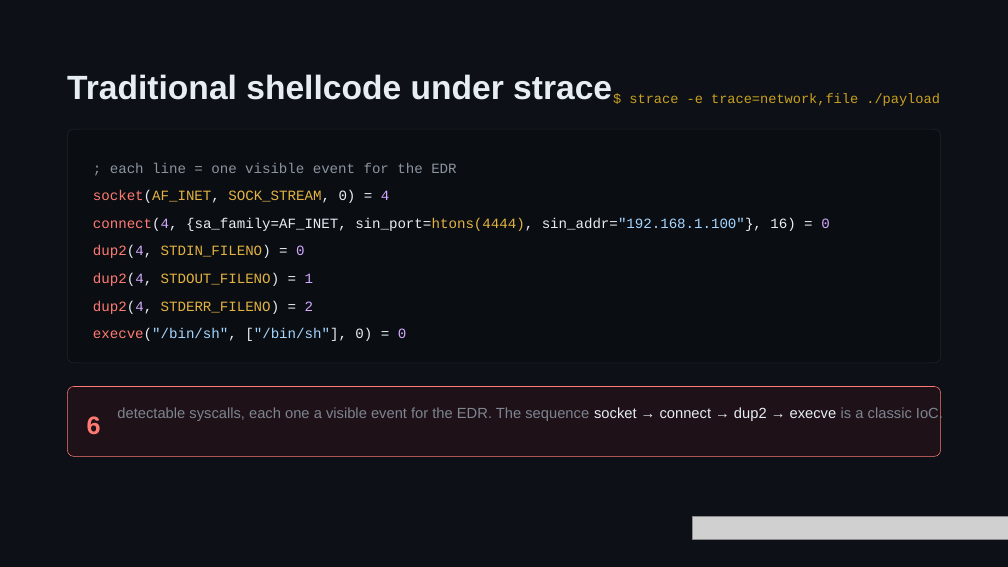
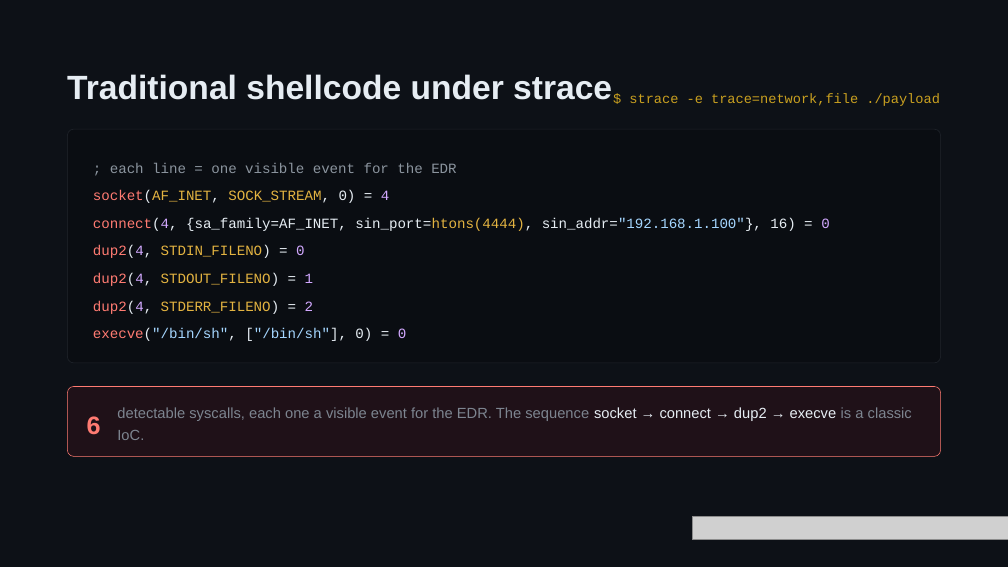
Before and after one commit to maycon/I-OWN-URING, a slide deck: slide 5 of talk/What EDRs Don't See - Syscall-less Shellcode via io_uring.pptx. Drawn at 1008x567 pixels with LibreOffice and Linux fonts; fonts in the diff are those of the drawing; grey boxes stand for pictures. Boxes give left, top, right and bottom in pixels: in the first picture for what was removed or moved away, otherwise in the second. Text is boxed around its words. In the diff, an @@ line names an element or a change of style, - is before the commit and + after.

Commit message:
talk: fix the S05 footer card overflow and asymmetric padding
The '6 detectable syscalls' card: the text box spanned to 12.507in,
past the card's right edge (12.444in), so the first wrapped line ran
to 12.40in — 0.04in from the border on the right while the left ink
padding was 0.27in. Any renderer with wider font metrics than the
design tool (PowerPoint, LibreOffice) pushed ink past the card.

Narrowed the box to end at 12.17in (matching the left padding), so
the wrap point always lands inside the card. Pixel-verified in the
re-render: ink 1.13-12.01in (0.24in left / 0.43in right padding),
vertically centered at 0.24/0.25in top/bottom.

```diff
--- a/talk/What EDRs Don't See - Syscall-less Shellcode via io_uring.pptx
+++ b/talk/What EDRs Don't See - Syscall-less Shellcode via io_uring.pptx
@@ text "detectable syscalls, each one a ..." rewrapped from <box>117,406,943,421</box> to <box>117,407,912,440</box> @@
```
